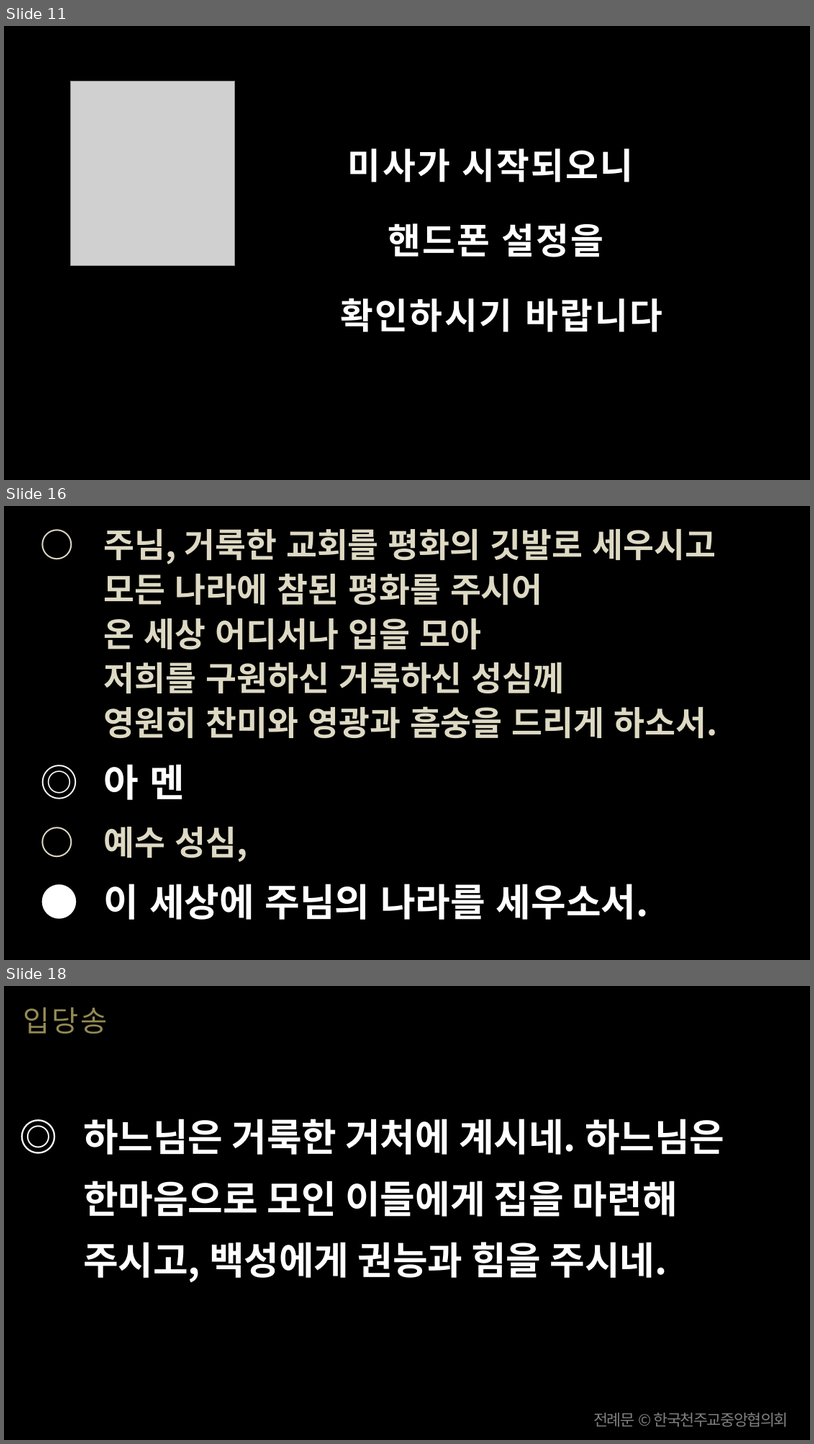
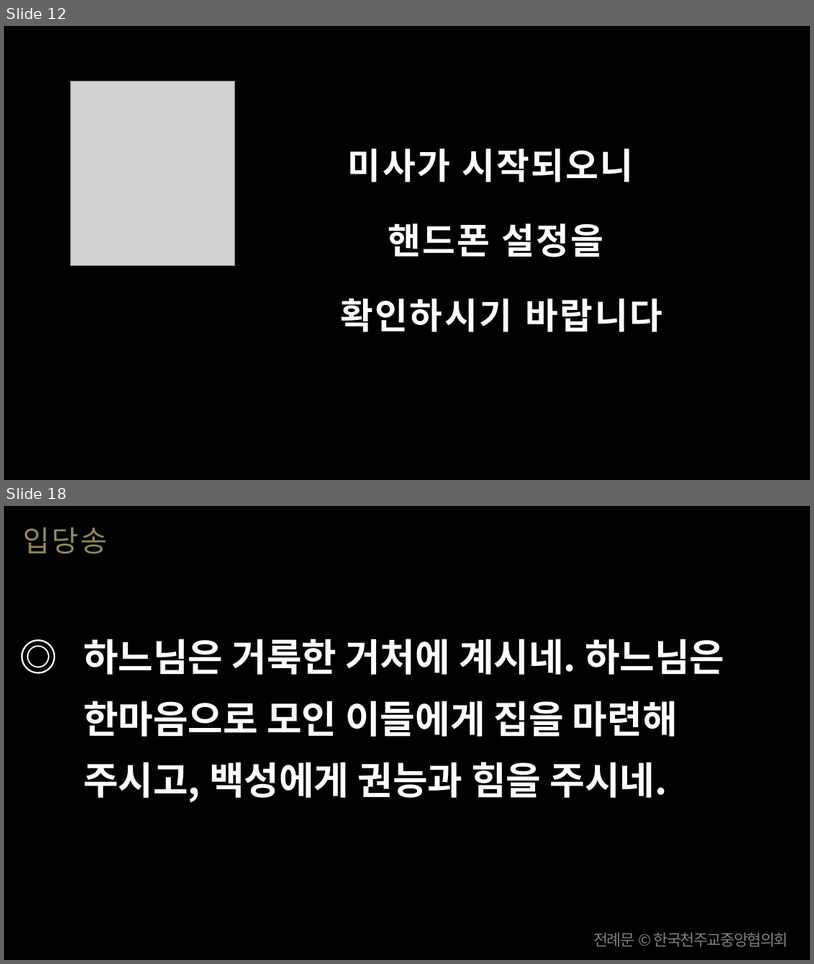
Before and after one commit to scottpark/missa_ppt, a slide deck: 20260726/20260726_연중 제17주일.pptx. Shown one above the other, each under a label of ours: slides 11, 16 and 18 before the commit, slides 12 and 18 after it; the slides between them are not shown. The pictures are 814x1444 and 814x964 pixels, drawn with LibreOffice and Linux fonts; fonts in the diff are those of the drawing; grey boxes stand for pictures. Boxes give left, top, right and bottom in pixels: in the first picture for what was removed or moved away, otherwise in the second. Text is boxed around its words. In the diff, an @@ line names an element or a change of style, - is before the commit and + after.

```diff
--- a/20260726/20260726_연중 제17주일.pptx
+++ b/20260726/20260726_연중 제17주일.pptx
@@ slide 16 removed at bbox=[4, 506, 810, 960], background #000000 @@
@@ text removed at bbox=[104, 529, 718, 919] @@
-○ 주님, 거룩한 교회를 평화의 깃발로 세우시고
-모든 나라에 참된 평화를 주시어
-온 세상 어디서나 입을 모아
-저희를 구원하신 거룩하신 성심께
-영원히 찬미와 영광과 흠숭을 드리게 하소서.
-◎ 아 멘
-○ 예수 성심,
-● 이 세상에 주님의 나라를 세우소서.
@@ what was slide 11 is now slide 12 @@
```
Also in this commit, not shown: 19 slides changed, 32 slides added, 15 other slides removed, 51 other files.
